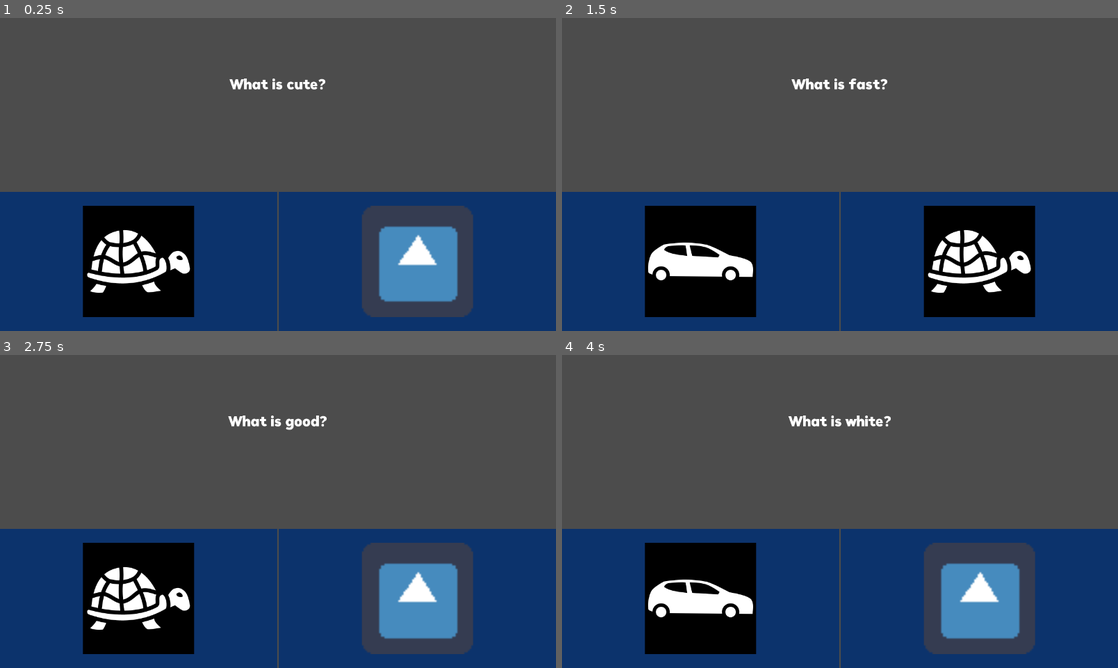
Above: before the commit, frames 1-4 (two rows, left to right).
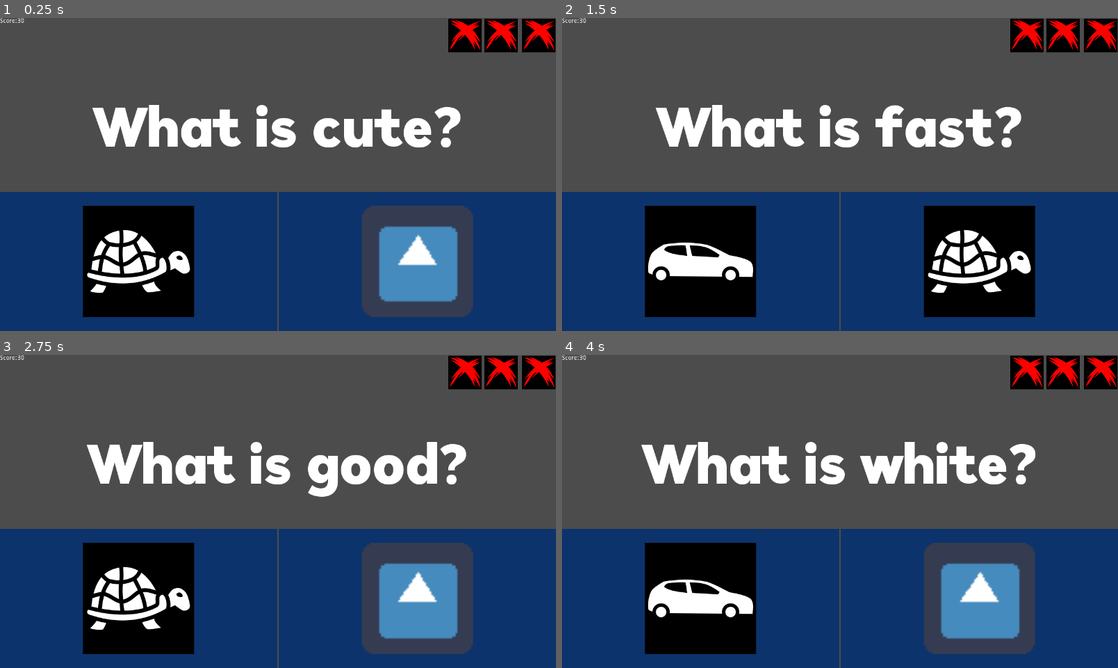
Above: after the commit, the same moments.

Repository: szymon112233/Filmufkapro
Game: Godot game, scene res://Main.tscn
Same seed, same stepped clock (60 frames per second), same inputs: the game is played once before the commit and once after it. The engine's default icon, where the game draws it, is replaced by a stand-in: a white triangle on a blue panel in a dark square.
Inputs:
- Up to frame 1 (0.25 s): no input
- Up to frame 2 (1.5 s): tap Enter at 0.5 s; hold Right (right_option) 0.53-1.28 s; tap Space at 1.25 s; hold Left (left_option) from 1.28 s (still down)
- Up to frame 3 (2.75 s): tap Enter at 2 s; release Left (left_option) at 2.03 s; hold Right (right_option) from 2.03 s (still down)
- Up to frame 4 (4 s): tap Space at 2.75 s; tap Enter at 3.5 s; release Right (right_option) at 3.53 s; hold Left (left_option) from 3.53 s (still down)

The runs differ from the first frame. In frame 1, 6.3% of the frame differs, in the area x 0-100%, y 0-42%; in frame 2, 6.4%; in frame 3, 6.8%; in frame 4, 6.9%.

Commit message:
Added HealthUI

Diff:
--- a/Main.tscn
+++ b/Main.tscn
@@ -1,7 +1,8 @@
-[gd_scene load_steps=3 format=2]
+[gd_scene load_steps=4 format=2]
 
 [ext_resource path="res://UI/Main UI.tscn" type="PackedScene" id=1]
 [ext_resource path="res://QuizManager.tscn" type="PackedScene" id=2]
+[ext_resource path="res://UI/Healthbar UI.tscn" type="PackedScene" id=3]
 
 [node name="Main" type="Control"]
 anchor_right = 1.0
@@ -11,3 +12,9 @@
 
 [node name="QuizManager" parent="." instance=ExtResource( 2 )]
 PathToMainUI = NodePath("../Main UI")
+
+[node name="Healthbar UI" parent="." instance=ExtResource( 3 )]
+anchor_left = 1.0
+anchor_bottom = 0.0
+margin_left = -1280.0
+margin_bottom = 720.0
--- /dev/null
+++ b/Scripts/HealthUI.gd
@@ -0,0 +1,34 @@
+extends Node
+
+
+# Declare member variables here. Examples:
+# var a = 2
+# var b = "text"
+
+const MaxHealth = 3;
+
+
+# Called when the node enters the scene tree for the first time.
+func _ready():
+	pass # Replace with function body.
+
+func SetHealth(health):
+	if health >= MaxHealth || health <= 0:
+		return
+	if health == 1:
+		$HPImage1.visible = true
+		$HPImage2.visible = false
+		$HPImage3.visible = false
+	elif health == 2:
+		$HPImage1.visible = true
+		$HPImage2.visible = true
+		$HPImage3.visible = false
+	elif health == 2:
+		$HPImage1.visible = true
+		$HPImage2.visible = true
+		$HPImage3.visible = true
+
+
+# Called every frame. 'delta' is the elapsed time since the previous frame.
+#func _process(delta):
+#	pass
--- /dev/null
+++ b/UI/Healthbar UI.tscn
@@ -0,0 +1,45 @@
+[gd_scene load_steps=3 format=2]
+
+[ext_resource path="res://Textures/cross-mark.png" type="Texture" id=1]
+[ext_resource path="res://Scripts/HealthUI.gd" type="Script" id=2]
+
+[node name="Healthbar UI" type="Control"]
+anchor_right = 1.0
+anchor_bottom = 1.0
+script = ExtResource( 2 )
+
+[node name="HPImage1" type="TextureRect" parent="."]
+modulate = Color( 1, 0, 0, 1 )
+anchor_left = 1.0
+anchor_right = 1.0
+margin_left = -296.0
+margin_top = -216.0
+margin_right = 216.0
+margin_bottom = 296.0
+rect_scale = Vector2( 0.15, 0.15 )
+rect_pivot_offset = Vector2( 256, 256 )
+texture = ExtResource( 1 )
+
+[node name="HPImage2" type="TextureRect" parent="."]
+modulate = Color( 1, 0, 0, 1 )
+anchor_left = 1.0
+anchor_right = 1.0
+margin_left = -383.0
+margin_top = -216.0
+margin_right = 129.0
+margin_bottom = 296.0
+rect_scale = Vector2( 0.15, 0.15 )
+rect_pivot_offset = Vector2( 256, 256 )
+texture = ExtResource( 1 )
+
+[node name="HPImage3" type="TextureRect" parent="."]
+modulate = Color( 1, 0, 0, 1 )
+anchor_left = 1.0
+anchor_right = 1.0
+margin_left = -466.0
+margin_top = -216.0
+margin_right = 46.0
+margin_bottom = 296.0
+rect_scale = Vector2( 0.15, 0.15 )
+rect_pivot_offset = Vector2( 256, 256 )
+texture = ExtResource( 1 )
--- a/UI/Main UI.tscn
+++ b/UI/Main UI.tscn
@@ -5,7 +5,7 @@
 [ext_resource path="res://Scripts/MainUIManager.gd" type="Script" id=3]
 
 [sub_resource type="DynamicFont" id=1]
-size = 33
+size = 128
 font_data = ExtResource( 2 )
 
 [node name="Main UI" type="Control"]
@@ -33,7 +33,7 @@
 
 [node name="Question Text" type="Label" parent="."]
 anchor_right = 1.0
-margin_bottom = 312.0
+margin_bottom = 528.0
 custom_fonts/font = SubResource( 1 )
 text = "What is real?
  "
@@ -48,3 +48,14 @@
 PathToQuestionLabel = NodePath("../Question Text")
 PathToOption1 = NodePath("../HBoxContainer/Option 1 UI")
 PathToOption2 = NodePath("../HBoxContainer/Option 2 UI")
+
+[node name="LabelScore" type="Label" parent="."]
+margin_right = 40.0
+margin_bottom = 14.0
+text = "Score:"
+
+[node name="LabelScoreValue" type="Label" parent="."]
+margin_left = 40.0
+margin_right = 56.0
+margin_bottom = 14.0
+text = "30"
--- a/project.godot
+++ b/project.godot
@@ -57,14 +57,16 @@
 
 left_option={
 "deadzone": 0.5,
-"events": [ Object(InputEventMouseButton,"resource_local_to_scene":false,"resource_name":"","device":-1,"alt":false,"shift":false,"control":false,"meta":false,"command":false,"button_mask":0,"position":Vector2( 0, 0 ),"global_position":Vector2( 0, 0 ),"factor":1.0,"button_index":1,"pressed":false,"doubleclick":false,"script":null)
-, Object(InputEventKey,"resource_local_to_scene":false,"resource_name":"","device":0,"alt":false,"shift":false,"control":false,"meta":false,"command":false,"pressed":false,"scancode":16777231,"physical_scancode":0,"unicode":0,"echo":false,"script":null)
+"events": [ Object(InputEventKey,"resource_local_to_scene":false,"resource_name":"","device":0,"alt":false,"shift":false,"control":false,"meta":false,"command":false,"pressed":false,"scancode":16777231,"physical_scancode":0,"unicode":0,"echo":false,"script":null)
+, Object(InputEventJoypadButton,"resource_local_to_scene":false,"resource_name":"","device":-1,"button_index":14,"pressure":0.0,"pressed":false,"script":null)
+, Object(InputEventKey,"resource_local_to_scene":false,"resource_name":"","device":0,"alt":false,"shift":false,"control":false,"meta":false,"command":false,"pressed":false,"scancode":65,"physical_scancode":0,"unicode":0,"echo":false,"script":null)
  ]
 }
 right_option={
 "deadzone": 0.5,
 "events": [ Object(InputEventKey,"resource_local_to_scene":false,"resource_name":"","device":0,"alt":false,"shift":false,"control":false,"meta":false,"command":false,"pressed":false,"scancode":16777233,"physical_scancode":0,"unicode":0,"echo":false,"script":null)
-, Object(InputEventMouseButton,"resource_local_to_scene":false,"resource_name":"","device":-1,"alt":false,"shift":false,"control":false,"meta":false,"command":false,"button_mask":0,"position":Vector2( 0, 0 ),"global_position":Vector2( 0, 0 ),"factor":1.0,"button_index":2,"pressed":false,"doubleclick":false,"script":null)
+, Object(InputEventJoypadButton,"resource_local_to_scene":false,"resource_name":"","device":-1,"button_index":15,"pressure":0.0,"pressed":false,"script":null)
+, Object(InputEventKey,"resource_local_to_scene":false,"resource_name":"","device":0,"alt":false,"shift":false,"control":false,"meta":false,"command":false,"pressed":false,"scancode":68,"physical_scancode":0,"unicode":0,"echo":false,"script":null)
  ]
 }
 
Binary file added: Textures/cross-mark.png
Not shown, added: Textures/cross-mark.png.import
